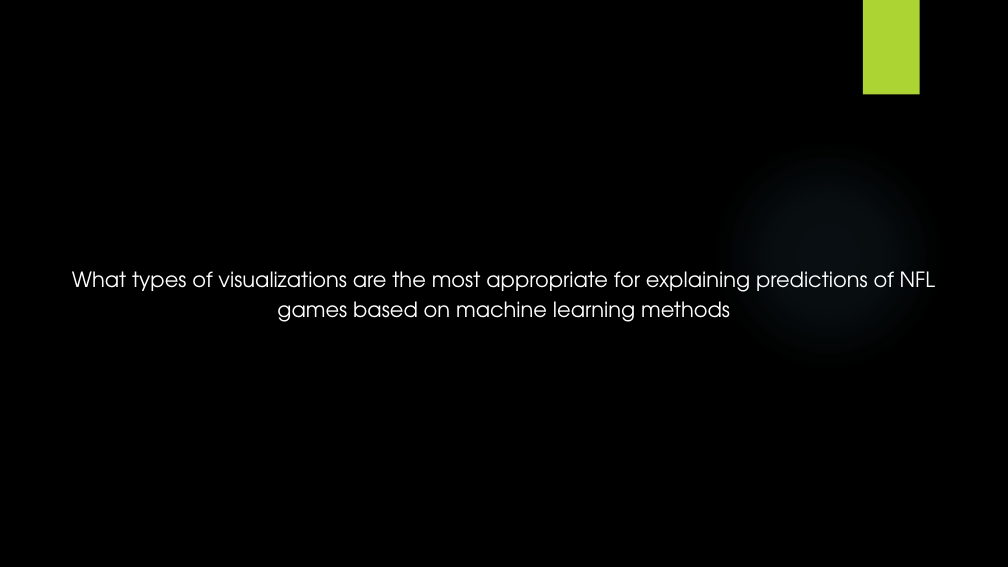
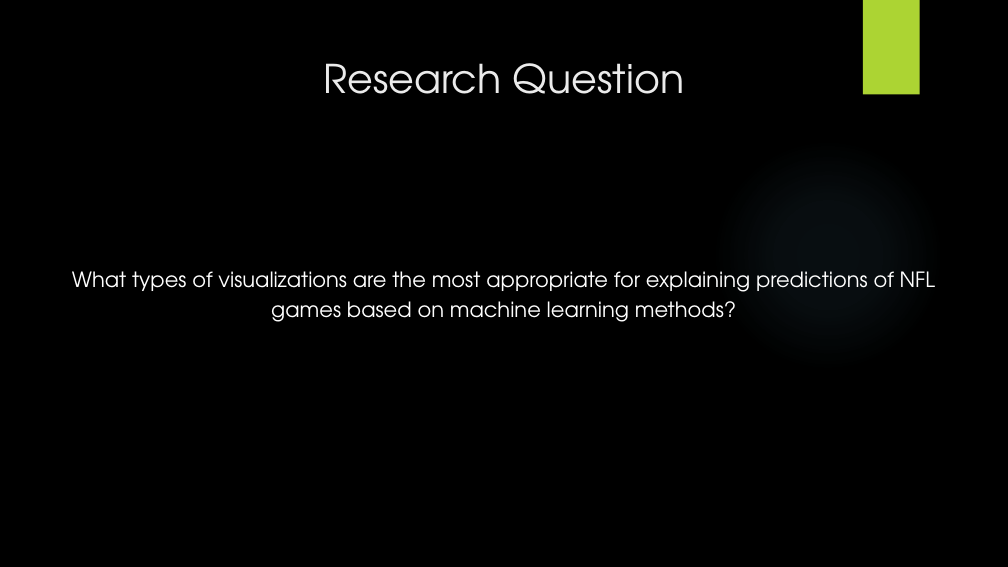
Before and after one commit to lknufi/NFL-explainable-AI, a slide deck: slide 2 of HCIAI Assignment 5 Explainable AI for NFL.pptx. Drawn at 1008x567 pixels with LibreOffice and Linux fonts; fonts in the diff are those of the drawing; background and template pictures are left out. Boxes give left, top, right and bottom in pixels: in the first picture for what was removed or moved away, otherwise in the second. Text is boxed around its words. In the diff, an @@ line names an element or a change of style, - is before the commit and + after.

```diff
--- a/HCIAI Assignment 5 Explainable AI for NFL.pptx
+++ b/HCIAI Assignment 5 Explainable AI for NFL.pptx
@@ title added at bbox=[323, 63, 685, 94], 28.4 pt, text #EBEBEB @@
+Research Question
@@ text at bbox=[72, 271, 935, 322]: text changed @@
-What types of visualizations are the most appropriate for explaining predictions of NFL games based on machine learning methods
+What types of visualizations are the most appropriate for explaining predictions of NFL games based on machine learning methods?
```
Also in this commit, not shown: 1 other slide changed.
